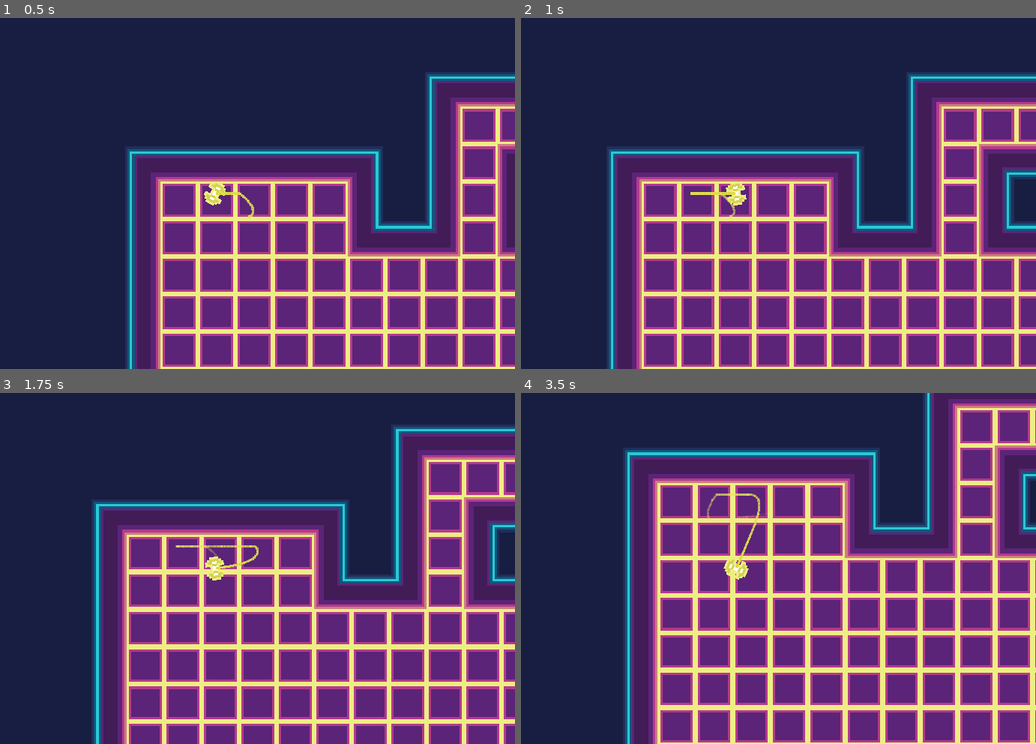
Above: before the commit, frames 1-4 (two rows, left to right).
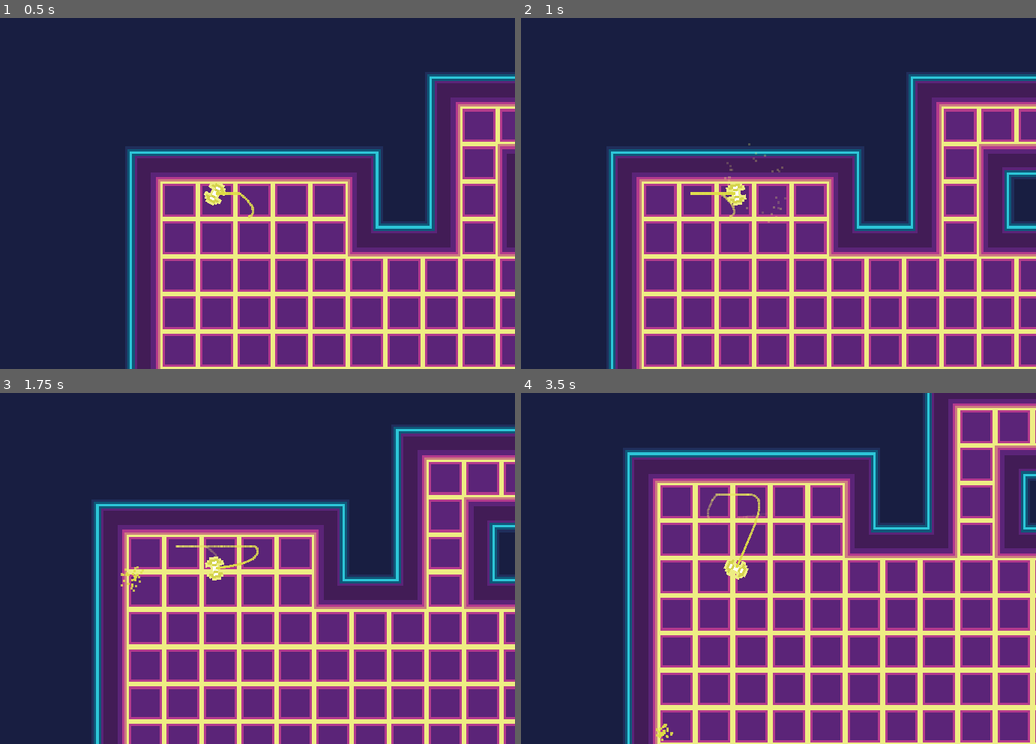
Above: after the commit, the same moments.

Repository: kosinaz/loop-breakerz
Game: Godot game, scene res://map.tscn
The game is run twice, just before and just after one commit, with the same random seed, the same clock (stepped at 60 frames per second) and the same inputs.
Inputs (mouse positions are in pixels of both pictures, inside the frame that each line leads up to):
- Up to frame 1 (0.5 s): no input
- Up to frame 2 (1 s): move the mouse to (866, 175) at 0.52 s; click (866, 175) at 0.67 s
- Up to frame 3 (1.75 s): move the mouse to (92, 586) at 1.27 s; click (92, 586) at 1.42 s
- Up to frame 4 (3.5 s): move the mouse to (793, 491) at 2.02 s; click (793, 491) at 2.17 s; move the mouse to (706, 638) at 2.77 s; click (706, 638) at 2.92 s

Frame 1 is identical in both runs. In frame 2, less than 0.1% of the frame differs, in the area x 39-52%, y 35-59%; in frame 3, less than 0.1%; in frame 4, less than 0.1%.

Commit message:
add projectiles

Diff:
--- /dev/null
+++ b/Loop Breakerz/explosion.gd
@@ -0,0 +1,5 @@
+extends Node2D
+
+# Called when the node enters the scene tree for the first time.
+func _ready():
+	$CPUParticles2D.emitting = true
--- /dev/null
+++ b/Loop Breakerz/explosion.tscn
@@ -0,0 +1,23 @@
+[gd_scene load_steps=3 format=2]
+
+[ext_resource path="res://explosion.gd" type="Script" id=1]
+
+[sub_resource type="Gradient" id=1]
+colors = PoolColorArray( 0.933333, 0.929412, 0.513726, 1, 1, 1, 1, 0 )
+
+[node name="Explosion" type="Node2D"]
+script = ExtResource( 1 )
+
+[node name="CPUParticles2D" type="CPUParticles2D" parent="."]
+emitting = false
+amount = 32
+lifetime = 0.25
+one_shot = true
+explosiveness = 0.8
+local_coords = false
+spread = 180.0
+gravity = Vector2( 0, 0 )
+initial_velocity = 100.0
+initial_velocity_random = 0.5
+color = Color( 0.933333, 0.929412, 0.513726, 1 )
+color_ramp = SubResource( 1 )
--- a/Loop Breakerz/projectile.gd
+++ b/Loop Breakerz/projectile.gd
@@ -3,6 +3,9 @@
 # Speed of the projectile
 export var speed = 200
 var direction = Vector2()
+
+# Explosion scene reference
+export (PackedScene) var explosion_scene
 
 # Set the direction of the projectile
 func set_direction(dir: Vector2):
@@ -14,4 +17,16 @@
 
 	# Destroy the projectile if it collides with the map
 	if collision:
-		queue_free()
+		_trigger_explosion()
+		queue_free()  # Destroy the projectile after explosion
+
+# Function to trigger the explosion
+func _trigger_explosion():
+	# Instance the explosion scene
+	var explosion = explosion_scene.instance()
+
+	# Set the explosion position to the projectile's current position
+	explosion.global_position = global_position
+
+	# Add the explosion to the scene (assuming map node or parent is available)
+	get_parent().add_child(explosion)
--- a/Loop Breakerz/projectile.tscn
+++ b/Loop Breakerz/projectile.tscn
@@ -1,18 +1,32 @@
-[gd_scene load_steps=4 format=2]
+[gd_scene load_steps=6 format=2]
 
 [ext_resource path="res://assets/projectile.png" type="Texture" id=1]
 [ext_resource path="res://projectile.gd" type="Script" id=2]
+[ext_resource path="res://explosion.tscn" type="PackedScene" id=3]
 
 [sub_resource type="CircleShape2D" id=1]
 radius = 2.0
+
+[sub_resource type="Gradient" id=2]
+colors = PoolColorArray( 0.933333, 0.929412, 0.513726, 1, 1, 1, 1, 0 )
 
 [node name="KinematicBody2D" type="KinematicBody2D"]
 collision_layer = 2
 collision_mask = 2
 script = ExtResource( 2 )
+explosion_scene = ExtResource( 3 )
 
 [node name="CollisionShape2D" type="CollisionShape2D" parent="."]
 shape = SubResource( 1 )
 
 [node name="Sprite" type="Sprite" parent="."]
 texture = ExtResource( 1 )
+
+[node name="CPUParticles2D" type="CPUParticles2D" parent="."]
+scale = Vector2( 10, 10 )
+amount = 32
+lifetime = 0.25
+local_coords = false
+gravity = Vector2( 0, 0 )
+color = Color( 0.933333, 0.929412, 0.513726, 1 )
+color_ramp = SubResource( 2 )
Not shown, added: 1.gif
